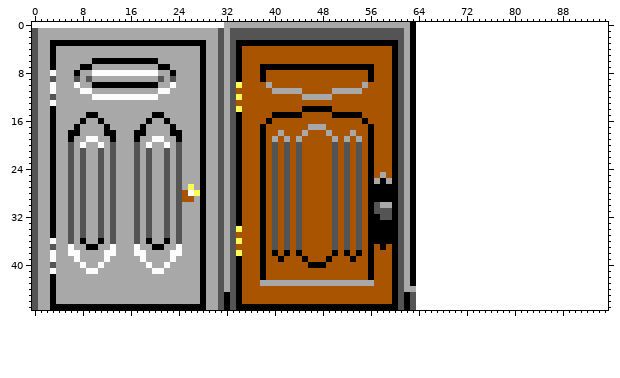
One commit to this sprite sheet: DangerousD/Content/door.png. The picture above was drawn from the file before the commit.
The file is 64x48 pixels. The old version is drawn lined up with the new one, on the new canvas.
And afterwards:
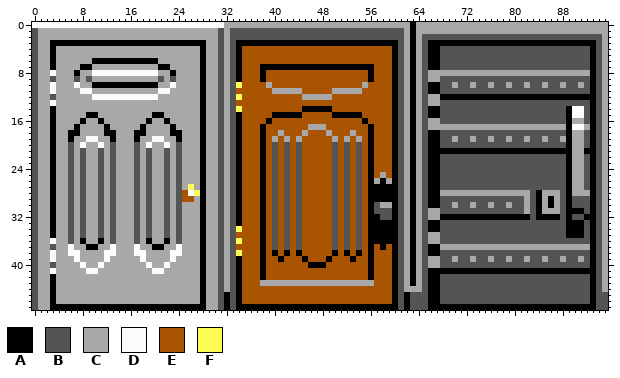
Palette (. is transparent): A #000000  B #545454  C #a8a8a8  D #fcfcfc  E #a85400  F #fcfc54
From old to new:
canvas 64x48 -> 96x48
Changed rows in their new state; - is an unchanged pixel.
first column x 64:
 0 CCCCCCCCCCCCCCCCCCCCCCCCCCCCCCCC
 1 CCCCCCCCCCCCCCCCCCCCCCCCCCCCCCCC
 2 CBBBBBBBBBBBBBBBBBBBBBBBBBBBBBBC
 3 CBAAAAAAAAAAAAAAAAAAAAAAAAAAAABC
 4 CBAABBBBBBBBBBBBBBBBBBBBBBBBBABC
 5 CBAABBBBBBBBBBBBBBBBBBBBBBBBBABC
 6 CBAABBBBBBBBBBBBBBBBBBBBBBBBBABC
 7 CBAABBBBBBBBBBBBBBBBBBBBBBBBBABC
 8 CBCCCCCCCCCCCCCCCCCCCCCCCCCCCABC
 9 CBCCBBBBBBBBBBBBBBBBBBBBBBBBBABC
10 CBAABBCBBCBBCBBCBBCBBCBBCBBCBABC
11 CBAABBBBBBBBBBBBBBBBBBBBBBBBBABC
12 CBCCAAAAAAAAAAAAAAAAAAAAAAAAAABC
13 CBCCBBBBBBBBBBBBBBBBBBBBBBBBBABC
14 CBAABBBBBBBBBBBBBBBBBBBBBADDBABC
15 CBAABBBBBBBBBBBBBBBBBBBBBADDBABC
16 CBCCBBBBBBBBBBBBBBBBBBBBBACCBABC
17 CBCCCCCCCCCCCCCCCCCCCCCCCADDCABC
18 CBAABBBBBBBBBBBBBBBBBBBBBACCBABC
19 CBAABBCBBCBBCBBCBBCBBCBBCACCBABC
20 CBAABBBBBBBBBBBBBBBBBBBBBACCBABC
21 CBAAAAAAAAAAAAAAAAAAAAAAAACCAABC
22 CBAABBBBBBBBBBBBBBBBBBBBBACCBABC
23 CBAABBBBBBBBBBBBBBBBBBBBBACCBABC
24 CBAABBBBBBBBBBBBBBBBBBBBBACCBABC
25 CBAABBBBBBBBBBBBBBBBBBBBBACCBABC
26 CBAABBBBBBBBBBBBBBBBBBBBBACCBABC
27 CBAABBBBBBBBBBBBBBBBBBBBBACCBABC
28 CBAACCCCCCCCCCCCCCCBACCCBACCCABC
29 CBAABBBBBBBBBBBBBBCBACACBABBBABC
30 CBAABBCBBCBBCBBCBBCBACACBABBBABC
31 CBCCBBBBBBBBBBBBBBCBACCCBAAABABC
32 CBCCAAAAAAAAAAAAAAABAAAABABBAABC
33 CBAABBBBBBBBBBBBBBBBBBBBBAAABABC
34 CBAABBBBBBBBBBBBBBBBBBBBBAAABABC
35 CBCCBBBBBBBBBBBBBBBBBBBBBAAABABC
36 CBCCBBBBBBBBBBBBBBBBBBBBBBBBBABC
37 CBAACCCCCCCCCCCCCCCCCCCCCCCCCABC
38 CBAABBBBBBBBBBBBBBBBBBBBBBBBBABC
39 CBCCBBCBBCBBCBBCBBCBBCBBCBBCBABC
40 CBCCBBBBBBBBBBBBBBBBBBBBBBBBBABC
41 CBAAAAAAAAAAAAAAAAAAAAAAAAAAAABC
42 CBAABBBBBBBBBBBBBBBBBBBBBBBBBABC
43 CBAABBBBBBBBBBBBBBBBBBBBBBBBBABC
44 CBAABBBBBBBBBBBBBBBBBBBBBBBBBABC
45 BBAABBBBBBBBBBBBBBBBBBBBBBBBBABB
46 BBAABBBBBBBBBBBBBBBBBBBBBBBBBABB
47 BBAAAAAAAAAAAAAAAAAAAAAAAAAAAABB
Where, in picture pixels (left, top, right, bottom), the same in both pictures:
added: (416, 22, 608, 310)
